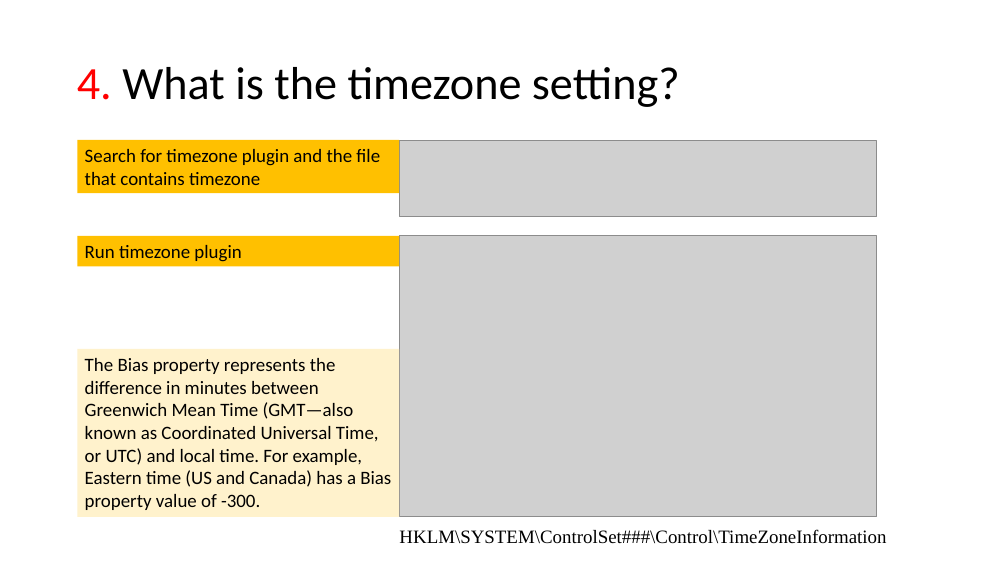
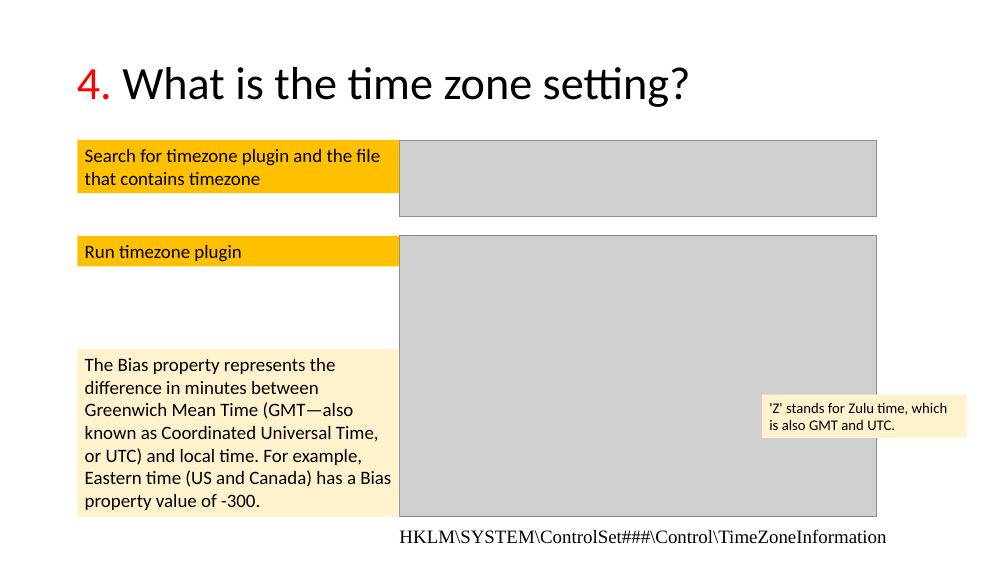
Before and after one commit to frankwxu/digital-forensics-lab, a slide deck: slide 19 of NIST_Data_Leakage_Case/NIST_Data_Leakage_01_Registry.pptx. Drawn at 1008x567 pixels with LibreOffice and Linux fonts; fonts in the diff are those of the drawing; grey boxes stand for pictures; background and template pictures are left out. Boxes give left, top, right and bottom in pixels: in the first picture for what was removed or moved away, otherwise in the second. Text is boxed around its words. In the diff, an @@ line names an element or a change of style, - is before the commit and + after.

```diff
--- a/NIST_Data_Leakage_Case/NIST_Data_Leakage_01_Registry.pptx
+++ b/NIST_Data_Leakage_Case/NIST_Data_Leakage_01_Registry.pptx
@@ title at bbox=[77, 67, 691, 107]: spaces changed @@
-4. What is the timezone setting?
+4. What is the time zone setting?
@@ rectangle added at bbox=[762, 395, 967, 438], fill #FFF2CC, 14 pt, text #000000 @@
+'Z' stands for Zulu time, which is also GMT and UTC.
```
Also in this commit, not shown: 6 other slides changed, 3 slides added, 10 other files.
